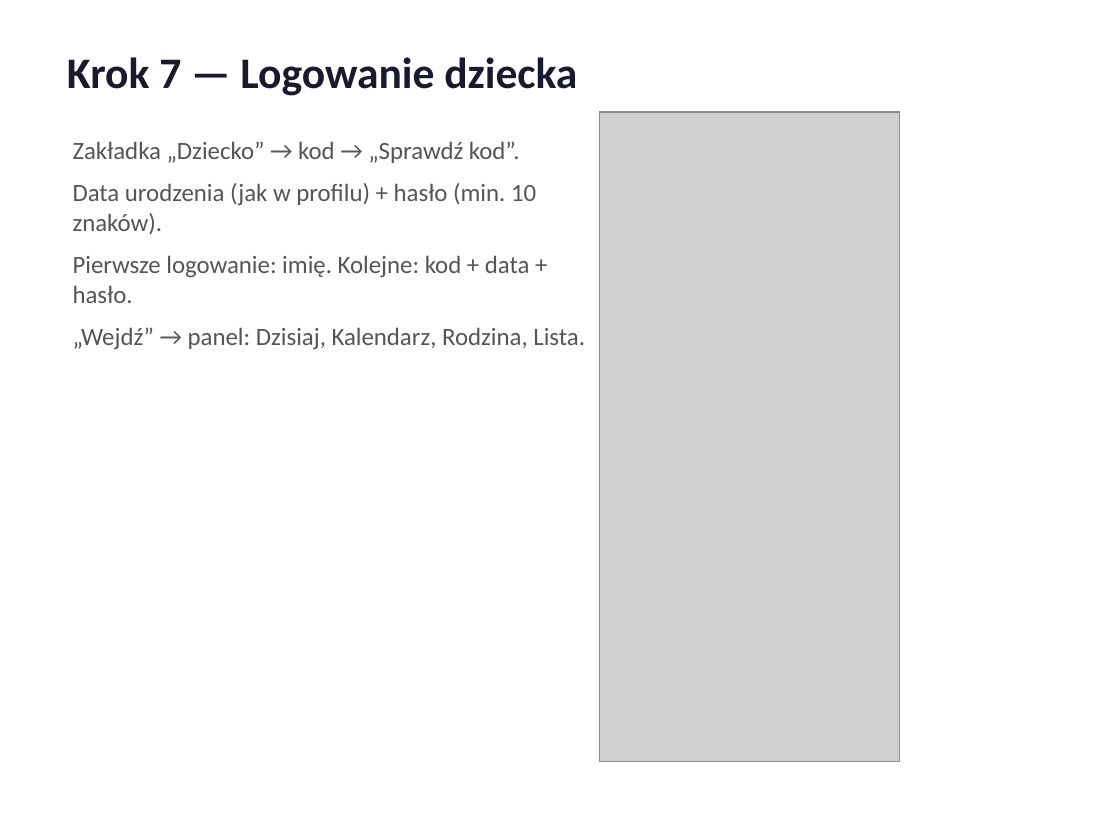
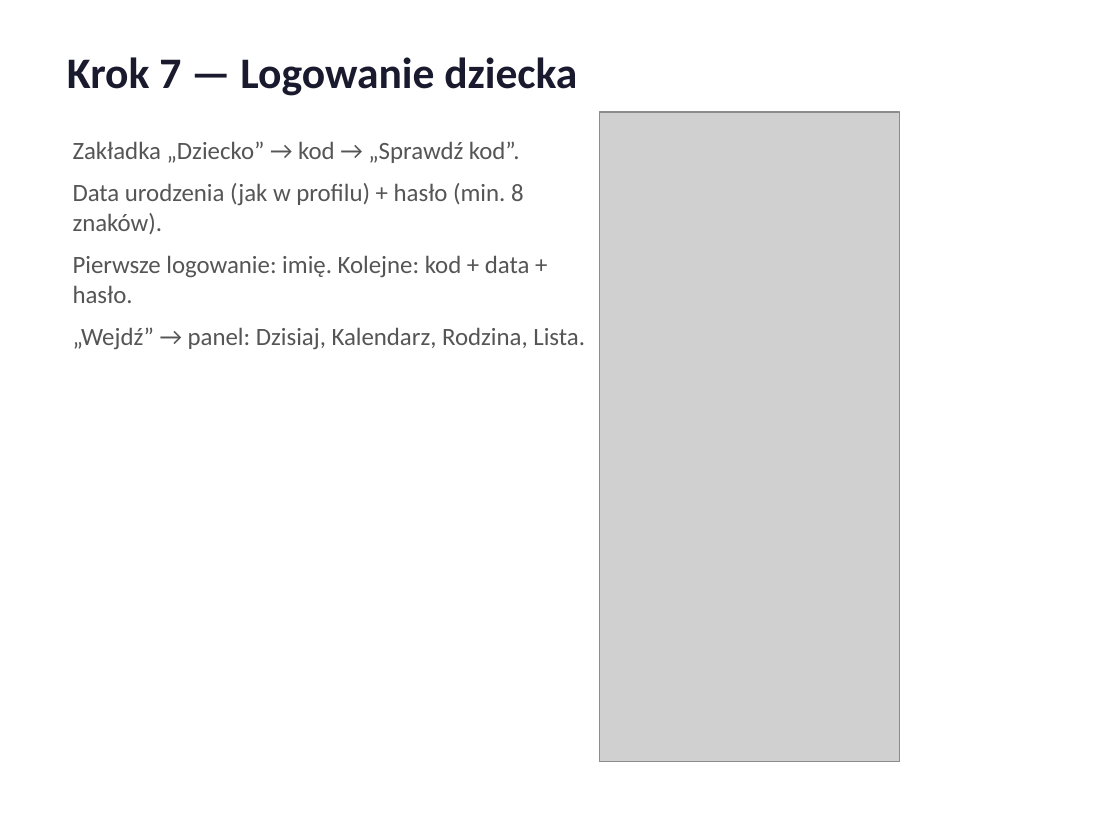
Before and after one commit to coparentes-cmd/Coparentes-App-vol-2, a slide deck: slide 10 of docs/instrukcja-nowa-rodzina.pptx. Drawn at 1120x840 pixels with LibreOffice and Linux fonts; fonts in the diff are those of the drawing; grey boxes stand for pictures. Boxes give left, top, right and bottom in pixels: in the first picture for what was removed or moved away, otherwise in the second. Text is boxed around its words. In the diff, an @@ line names an element or a change of style, - is before the commit and + after.

```diff
--- a/docs/instrukcja-nowa-rodzina.pptx
+++ b/docs/instrukcja-nowa-rodzina.pptx
@@ text at [73, 183, 524, 234]: text changed @@
-Data urodzenia (jak w profilu) + hasło (min. 10 znaków).
+Data urodzenia (jak w profilu) + hasło (min. 8 znaków).
```
Also in this commit, not shown: 2 other slides changed, 12 other files.
